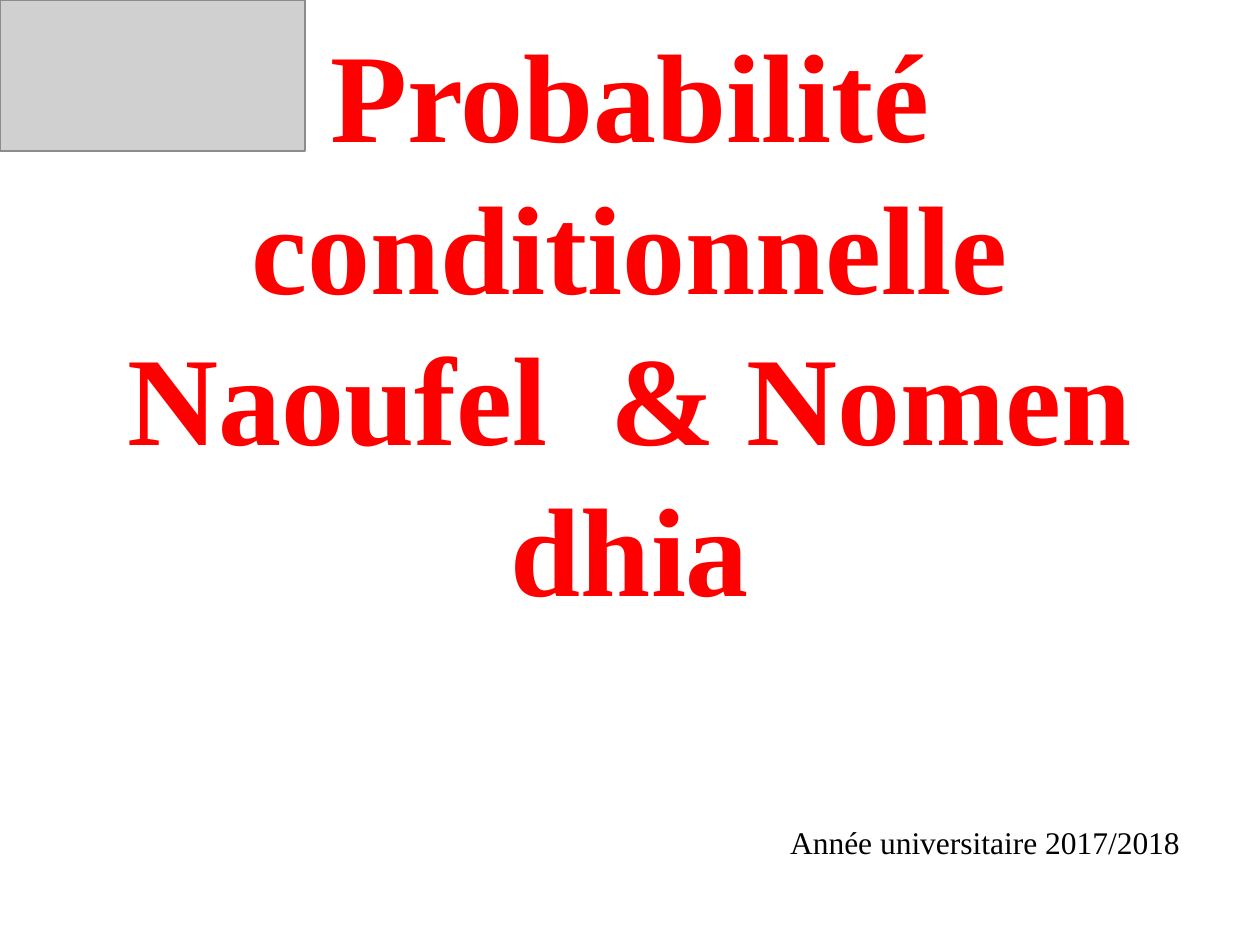
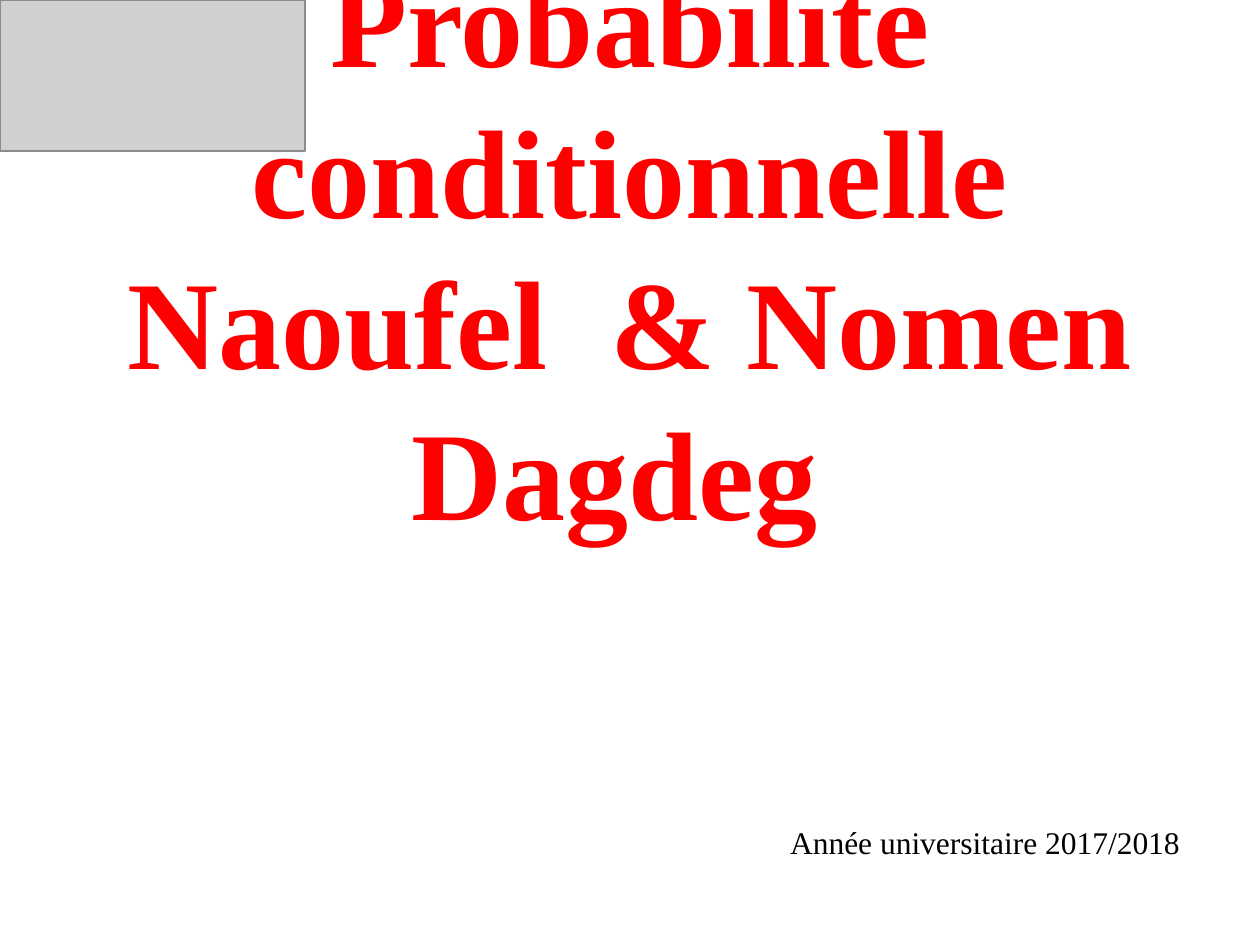
Before and after one commit to naoufelmhadhbi/FixIt, a slide deck: slide 1 of cours 2.pptx. Drawn at 1260x945 pixels with LibreOffice and Linux fonts; fonts in the diff are those of the drawing; grey boxes stand for pictures. Boxes give left, top, right and bottom in pixels: in the first picture for what was removed or moved away, otherwise in the second. Text is boxed around its words. In the diff, an @@ line names an element or a change of style, - is before the commit and + after.

Commit message:
ww

```diff
--- a/cours 2.pptx
+++ b/cours 2.pptx
@@ title at [128, 119, 1132, 544]: text changed @@
-Probabilité conditionnelle
-Naoufel & Nomen
-dhia
+Probabilité conditionnelle
+Naoufel & Nomen
+Dagdeg
```
Also in this commit, not shown: 1 other slide changed.
